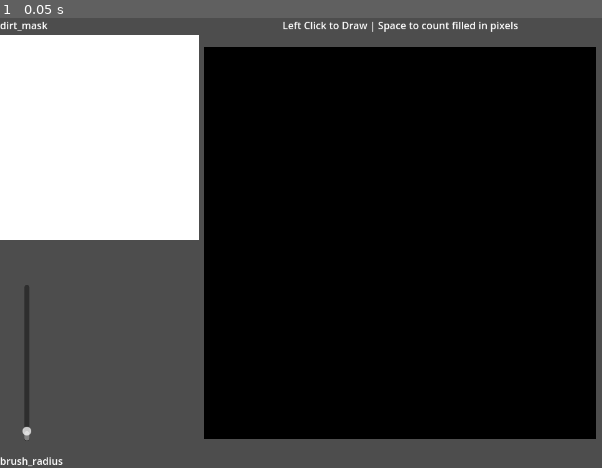
Above: before the commit, frame 1.
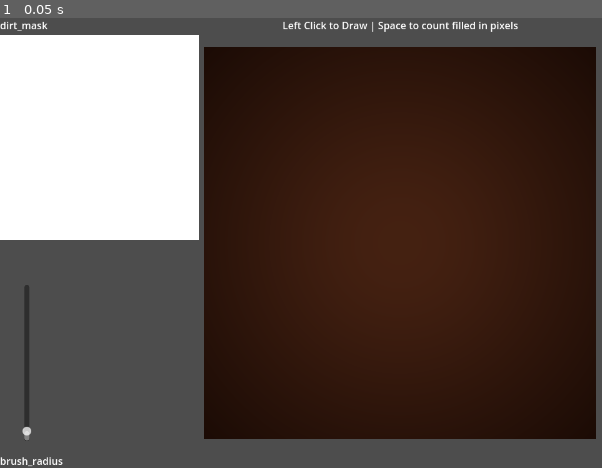
Above: after the commit, the same moment.

Repository: dnbroo/godot_dirt_clean_shader
Game: Godot game, scene res://main.tscn
Two runs of this game, one before a commit and one after it. Both use one fixed random seed, a clock stepped at 60 frames per second and the inputs below. The engine's default icon, where the game draws it, is replaced by a stand-in: a white triangle on a blue panel in a dark square.
Inputs:
- Up to frame 1 (0.05 s): no input

The runs differ from the first frame. In frame 1, 57% of the frame differs, in the area x 33-100%, y 6-94%.

Commit message:
Add files via upload

Diff:
--- a/main.tscn
+++ b/main.tscn
@@ -86,4 +86,7 @@
 grow_horizontal = 2
 text = "Left Click to Draw | Space to count filled in pixels"
 
+[node name="OmniLight3D" type="OmniLight3D" parent="Extras"]
+transform = Transform3D(1, 0, 0, 0, 1, 0, 0, 0, 1, 0, 1.68523, 0)
+
 [connection signal="value_changed" from="Extras/CanvasLayer/brush_size_slider" to="Extras" method="_on_brush_size_slider_value_changed"]
--- a/project.godot
+++ b/project.godot
@@ -10,7 +10,7 @@
 
 [application]
 
-config/name="New Game Project"
+config/name="Dirt Cleaning Effect"
 run/main_scene="res://main.tscn"
 config/features=PackedStringArray("4.3", "Forward Plus")
 config/icon="res://icon.svg"
